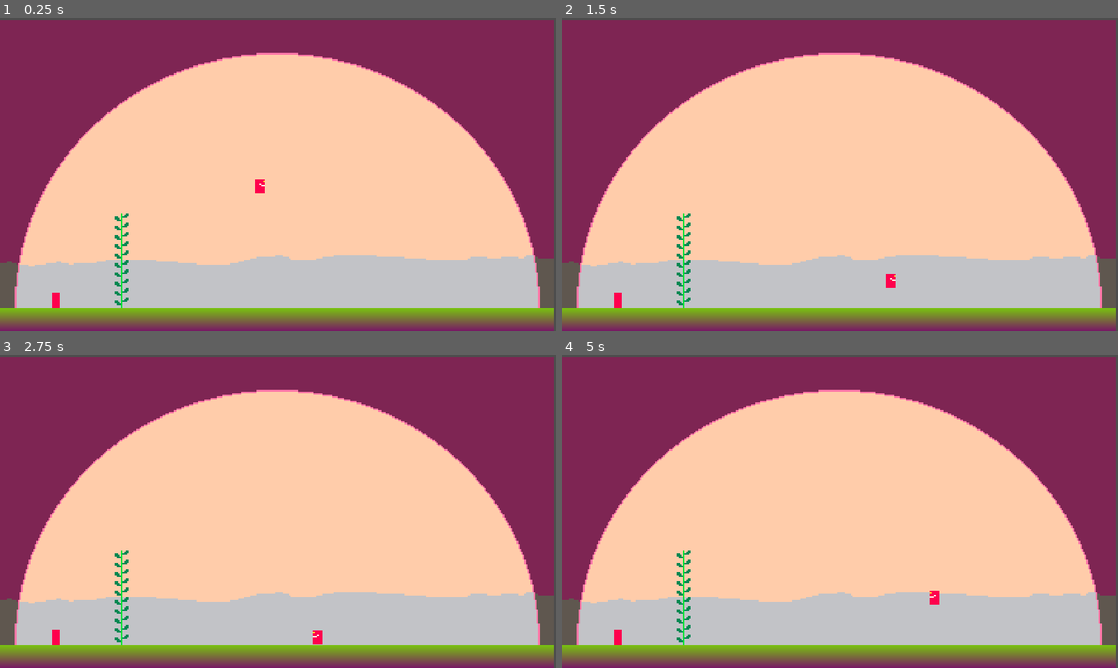
Above: before the commit, frames 1-4 (two rows, left to right).
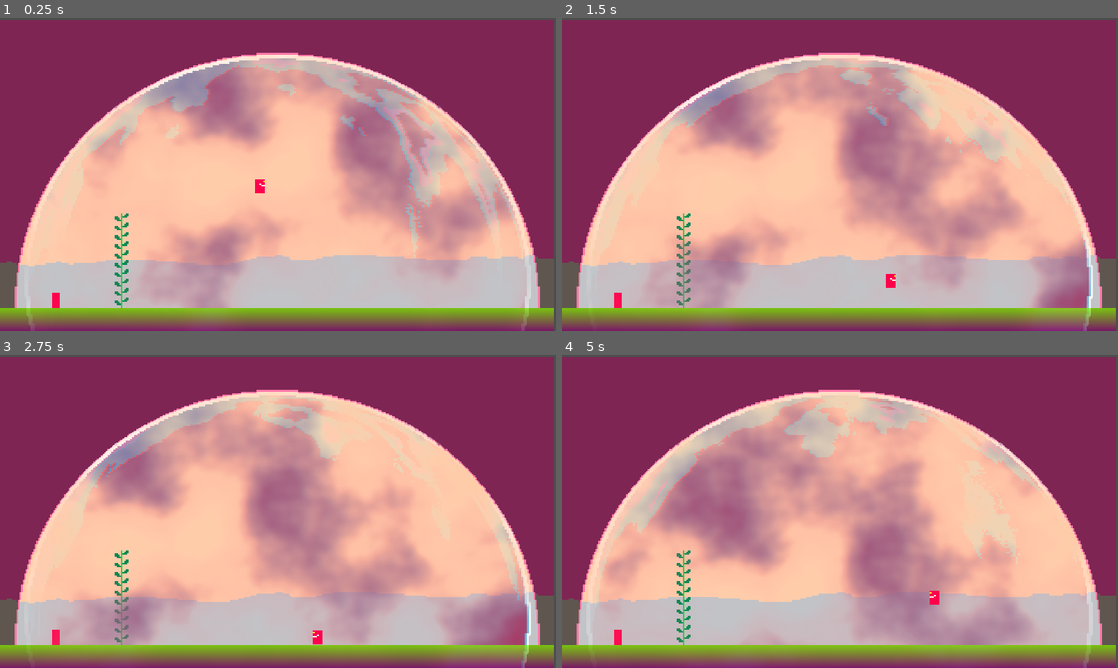
Above: after the commit, the same moments.

Repository: razzius/oxygen-farm
Game: Godot game, scene res://main.tscn
Same seed, same stepped clock (60 frames per second), same inputs: the game is played once before the commit and once after it. The engine's default icon, where the game draws it, is replaced by a stand-in: a white triangle on a blue panel in a dark square.
Inputs:
- Up to frame 1 (0.25 s): no input
- Up to frame 2 (1.5 s): hold D (right) from 0.53 s (still down); tap Space (cut) at 0.6 s; tap W (up) at 0.77 s; tap Shift (shift) at 1.35 s
- Up to frame 3 (2.75 s): tap W (up) at 1.52 s; release D (right) at 2.03 s; hold Left (left) from 2.03 s (still down); tap Space (cut) at 2.1 s
- Up to frame 4 (5 s): release Left (left) at 2.78 s; hold D (right) 2.78-4.28 s; tap Shift (shift) at 2.85, 4.35 s; tap W (up) at 3.02, 3.77, 4.52 s; tap Space (cut) at 3.6 s; hold Left (left) from 4.28 s (still down)

The runs differ from the first frame. In frame 1, 26% of the frame differs, in the area x 4-96%, y 11-100%; in frame 2, 27%; in frame 3, 29%; in frame 4, 32%, in the area x 5-96%, y 11-100%.

Commit message:
Adding bubble to main

Diff:
--- a/main.tscn
+++ b/main.tscn
@@ -1,7 +1,8 @@
-[gd_scene load_steps=11 format=3 uid="uid://bdy3tagav4qmb"]
+[gd_scene load_steps=12 format=3 uid="uid://bdy3tagav4qmb"]
 
 [ext_resource type="PackedScene" uid="uid://ba0hqbqmx7rha" path="res://Player/player.tscn" id="1_pwm58"]
 [ext_resource type="Shader" path="res://razzishader.gdshader" id="2_gyp2u"]
+[ext_resource type="PackedScene" uid="uid://csn4hjyqdpbqp" path="res://Bubble/bubble_composite.tscn" id="2_plnqy"]
 [ext_resource type="Texture2D" uid="uid://cae5003q3i5iy" path="res://icon.svg" id="3_4ldu5"]
 [ext_resource type="Texture2D" uid="uid://ll0agfil831v" path="res://art/mockup.png" id="3_ce1ep"]
 
@@ -23,6 +24,10 @@
 
 [node name="Main" type="Node2D"]
 material = SubResource("ShaderMaterial_uew2f")
+
+[node name="Bubble Composite" parent="." instance=ExtResource("2_plnqy")]
+position = Vector2(-500, -458)
+scale = Vector2(4.2, 3.76)
 
 [node name="Player" parent="." instance=ExtResource("1_pwm58")]
 position = Vector2(537, 319)
